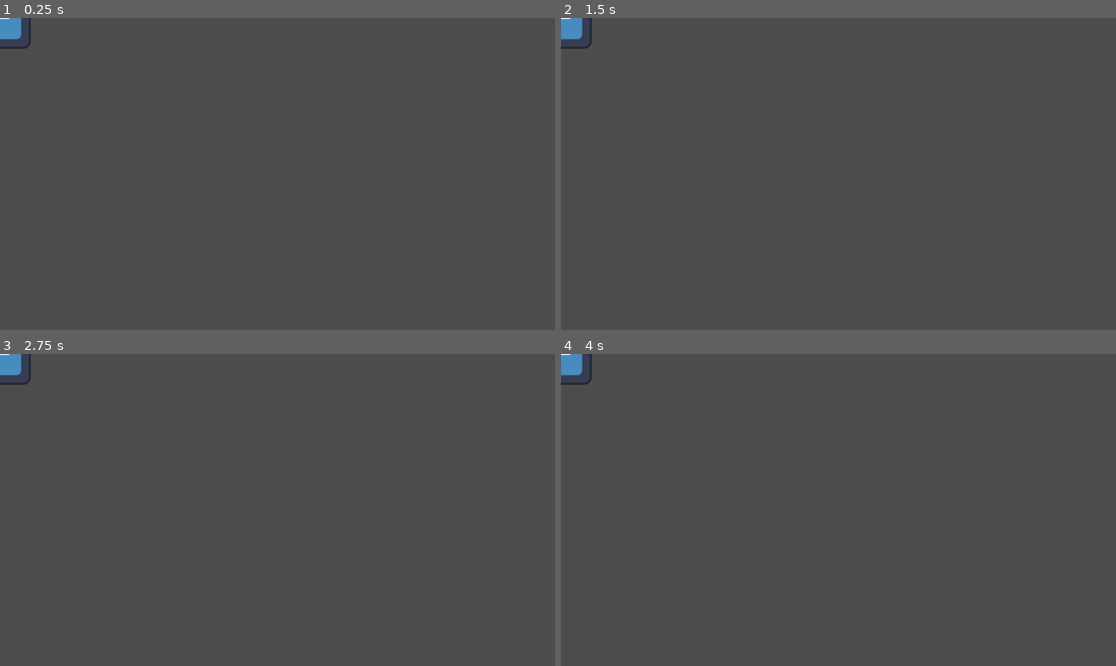
Above: before the commit, frames 1-4 (two rows, left to right).
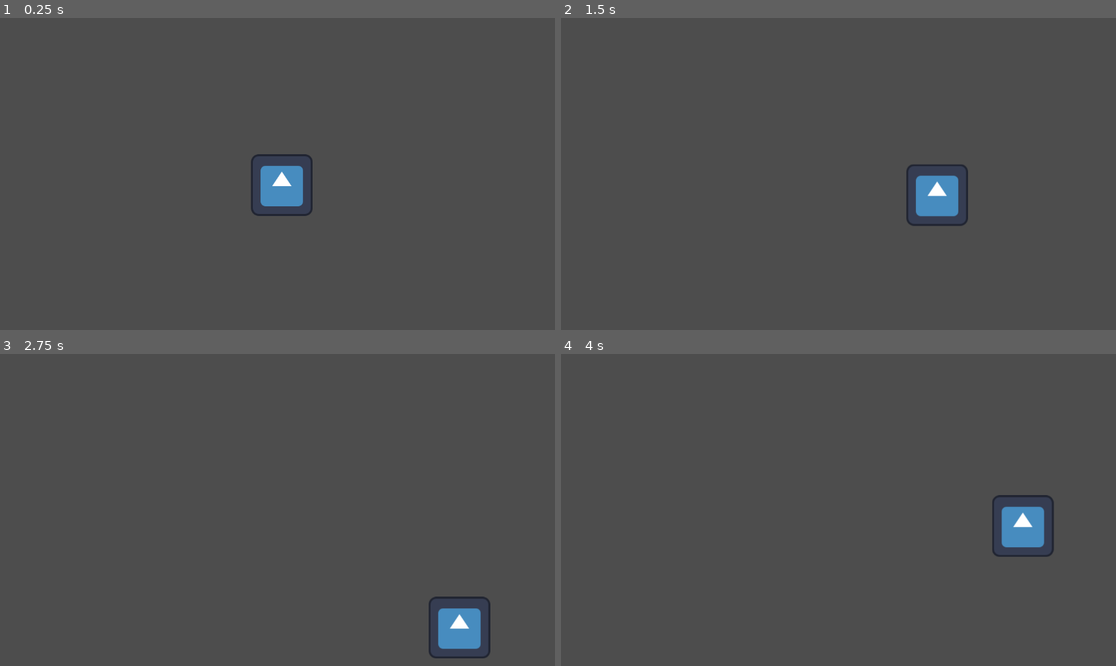
Above: after the commit, the same moments.

Repository: yeehaw114/CEN4090L
Game: Godot game, scene res://game.tscn
Same seed, same stepped clock (60 frames per second), same inputs: the game is played once before the commit and once after it. Before the commit the project has no main scene; this scene is started directly in both runs. The engine's default icon, where the game draws it, is replaced by a stand-in: a white triangle on a blue panel in a dark square.
Inputs:
- Up to frame 1 (0.25 s): no input
- Up to frame 2 (1.5 s): tap Enter at 0.5 s; hold D (Right, bound only after the commit) 0.53-1.28 s; hold S (Down, bound only after the commit) from 1.28 s (still down)
- Up to frame 3 (2.75 s): release S (Down, bound only after the commit) at 2.03 s; hold D (Right, bound only after the commit) from 2.03 s (still down)
- Up to frame 4 (4 s): release D (Right, bound only after the commit) at 2.78 s; hold W (Up, bound only after the commit) 2.78-3.53 s; hold A (Left, bound only after the commit) from 3.53 s (still down)

The runs differ from the first frame. In frame 1, 1.6% of the frame differs, in the area x 0-57%, y 0-64%; in frame 2, 1.6%; in frame 3, 1.6%, in the area x 0-89%, y 0-98%; in frame 4, 1.6%.

Commit message:
Added simple character controller

Diff:
--- a/game.tscn
+++ b/game.tscn
@@ -1,6 +1,7 @@
-[gd_scene load_steps=3 format=3 uid="uid://qqfd2j7c0dss"]
+[gd_scene load_steps=4 format=3 uid="uid://qqfd2j7c0dss"]
 
 [ext_resource type="Texture2D" uid="uid://20n0xx2jk8h0" path="res://icon.svg" id="1_80nbo"]
+[ext_resource type="Script" uid="uid://bcbs1ksntqi0x" path="res://player.gd" id="1_e2o6t"]
 
 [sub_resource type="RectangleShape2D" id="RectangleShape2D_e2o6t"]
 size = Vector2(124, 124)
@@ -8,6 +9,8 @@
 [node name="Game" type="Node2D"]
 
 [node name="Player" type="CharacterBody2D" parent="."]
+position = Vector2(585, 347)
+script = ExtResource("1_e2o6t")
 
 [node name="Sprite2D" type="Sprite2D" parent="Player"]
 texture = ExtResource("1_80nbo")
--- /dev/null
+++ b/player.gd
@@ -0,0 +1,21 @@
+extends CharacterBody2D
+
+const SPEED = 300.0
+const ACCELERATION = 4.0
+
+var input: Vector2
+
+func get_input() -> Vector2:
+	input.x = Input.get_action_strength("Right") - Input.get_action_strength("Left")
+	input.y = Input.get_action_strength("Down") - Input.get_action_strength("Up")
+	return input.normalized()
+
+func _init() -> void:
+	pass
+
+func _process(delta: float) -> void:
+	var playerInput = get_input()
+
+	velocity = lerp(velocity, playerInput * SPEED, delta * ACCELERATION)
+
+	move_and_slide()
--- a/project.godot
+++ b/project.godot
@@ -11,5 +11,39 @@
 [application]
 
 config/name="Game_Project"
+run/main_scene="uid://qqfd2j7c0dss"
 config/features=PackedStringArray("4.4", "Forward Plus")
 config/icon="res://icon.svg"
+
+[input]
+
+Up={
+"deadzone": 0.2,
+"events": [Object(InputEventKey,"resource_local_to_scene":false,"resource_name":"","device":-1,"window_id":0,"alt_pressed":false,"shift_pressed":false,"ctrl_pressed":false,"meta_pressed":false,"pressed":false,"keycode":0,"physical_keycode":87,"key_label":0,"unicode":119,"location":0,"echo":false,"script":null)
+]
+}
+Down={
+"deadzone": 0.2,
+"events": [Object(InputEventKey,"resource_local_to_scene":false,"resource_name":"","device":-1,"window_id":0,"alt_pressed":false,"shift_pressed":false,"ctrl_pressed":false,"meta_pressed":false,"pressed":false,"keycode":0,"physical_keycode":83,"key_label":0,"unicode":115,"location":0,"echo":false,"script":null)
+]
+}
+Left={
+"deadzone": 0.2,
+"events": [Object(InputEventKey,"resource_local_to_scene":false,"resource_name":"","device":-1,"window_id":0,"alt_pressed":false,"shift_pressed":false,"ctrl_pressed":false,"meta_pressed":false,"pressed":false,"keycode":0,"physical_keycode":65,"key_label":0,"unicode":97,"location":0,"echo":false,"script":null)
+]
+}
+Right={
+"deadzone": 0.2,
+"events": [Object(InputEventKey,"resource_local_to_scene":false,"resource_name":"","device":-1,"window_id":0,"alt_pressed":false,"shift_pressed":false,"ctrl_pressed":false,"meta_pressed":false,"pressed":false,"keycode":0,"physical_keycode":68,"key_label":0,"unicode":100,"location":0,"echo":false,"script":null)
+]
+}
+Select={
+"deadzone": 0.2,
+"events": [Object(InputEventMouseButton,"resource_local_to_scene":false,"resource_name":"","device":-1,"window_id":0,"alt_pressed":false,"shift_pressed":false,"ctrl_pressed":false,"meta_pressed":false,"button_mask":0,"position":Vector2(0, 0),"global_position":Vector2(0, 0),"factor":1.0,"button_index":1,"canceled":false,"pressed":false,"double_click":false,"script":null)
+]
+}
+Cancel={
+"deadzone": 0.2,
+"events": [Object(InputEventMouseButton,"resource_local_to_scene":false,"resource_name":"","device":-1,"window_id":0,"alt_pressed":false,"shift_pressed":false,"ctrl_pressed":false,"meta_pressed":false,"button_mask":2,"position":Vector2(227, 21),"global_position":Vector2(236, 69),"factor":1.0,"button_index":2,"canceled":false,"pressed":true,"double_click":false,"script":null)
+]
+}
Not shown, added: player.gd.uid
